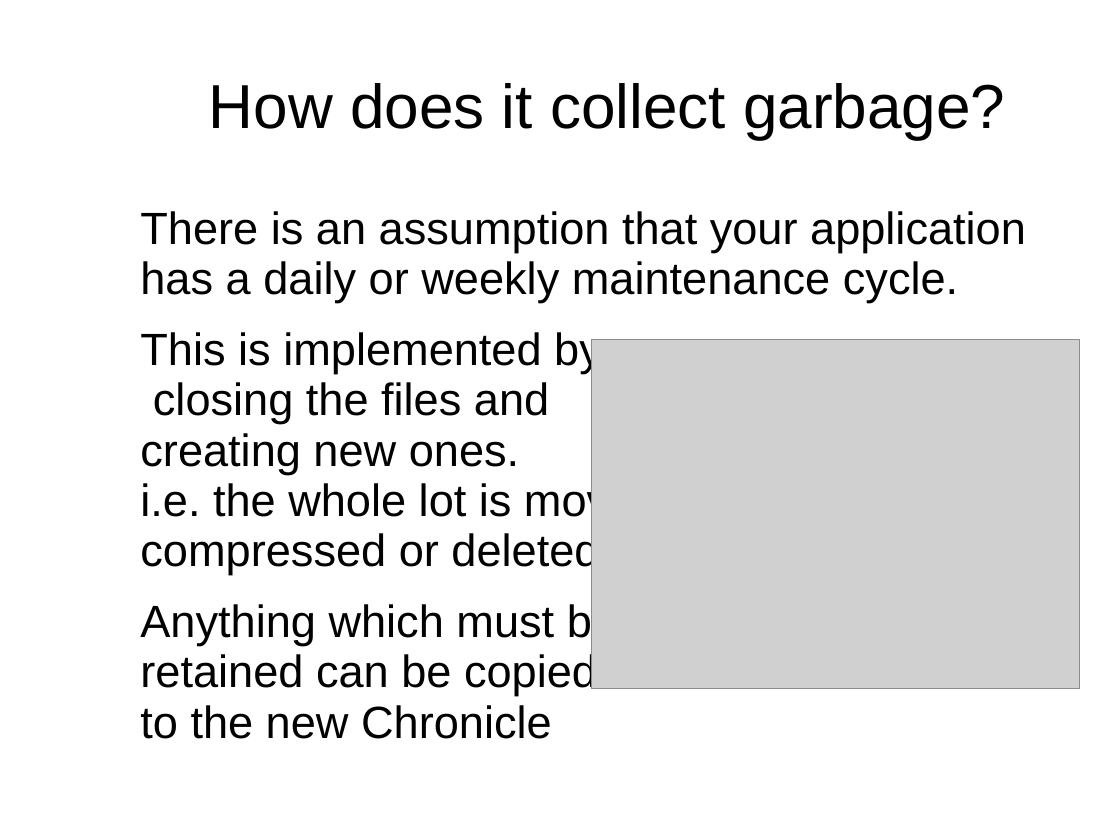
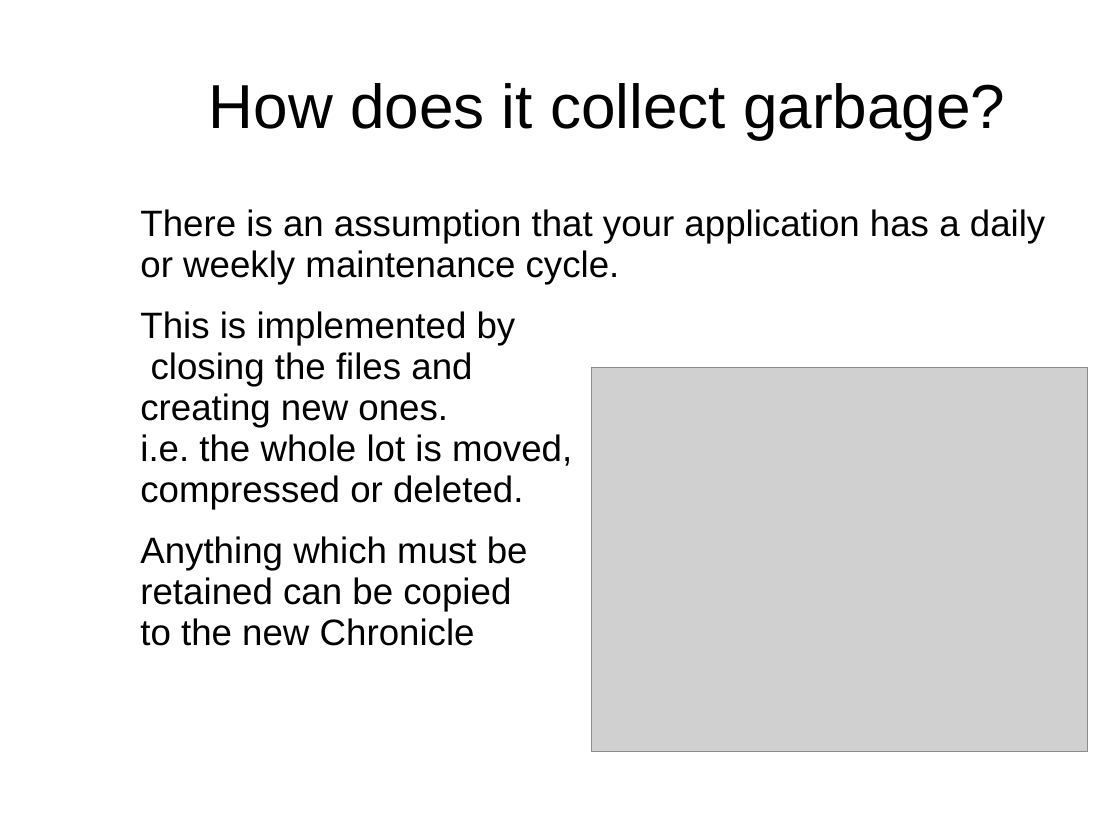
Before and after one commit to Vanilla-Java/Presentations, a slide deck: slide 17 of Introduction to Chronicle.ppt (slide 14 before the commit). Drawn at 1120x840 pixels with LibreOffice and Linux fonts; fonts in the diff are those of the drawing; grey boxes stand for pictures; background and template pictures are left out. Boxes give left, top, right and bottom in pixels: in the first picture for what was removed or moved away, otherwise in the second. Text is boxed around its words. In the diff, an @@ line names an element or a change of style, - is before the commit and + after.

```diff
--- a/Introduction to Chronicle.ppt
+++ b/Introduction to Chronicle.ppt
@@ text "There is an assumption that ..." at <box>140,209,1045,646</box>: size 32 to 26 pt @@
@@ picture: place and size @@
-picture at <box>593,339,1080,688</box>
+picture at <box>593,368,1088,752</box>
```
Also in this commit, not shown: 12 other slides changed, 5 slides added, 1 slide removed, 1 other file.
